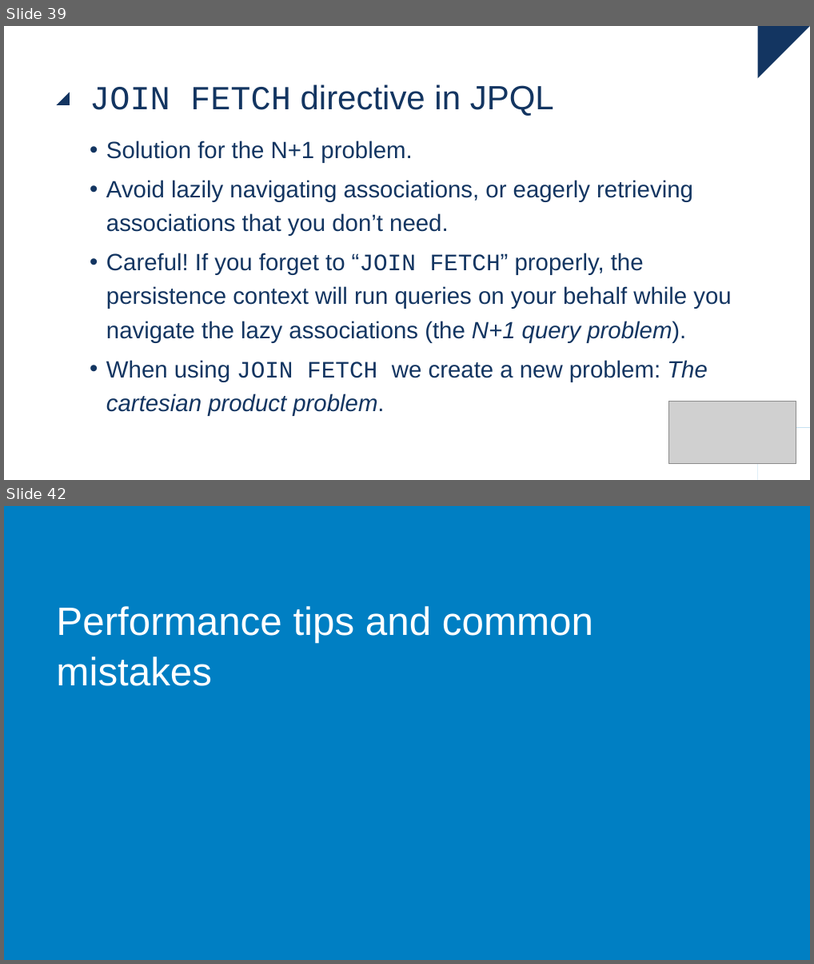
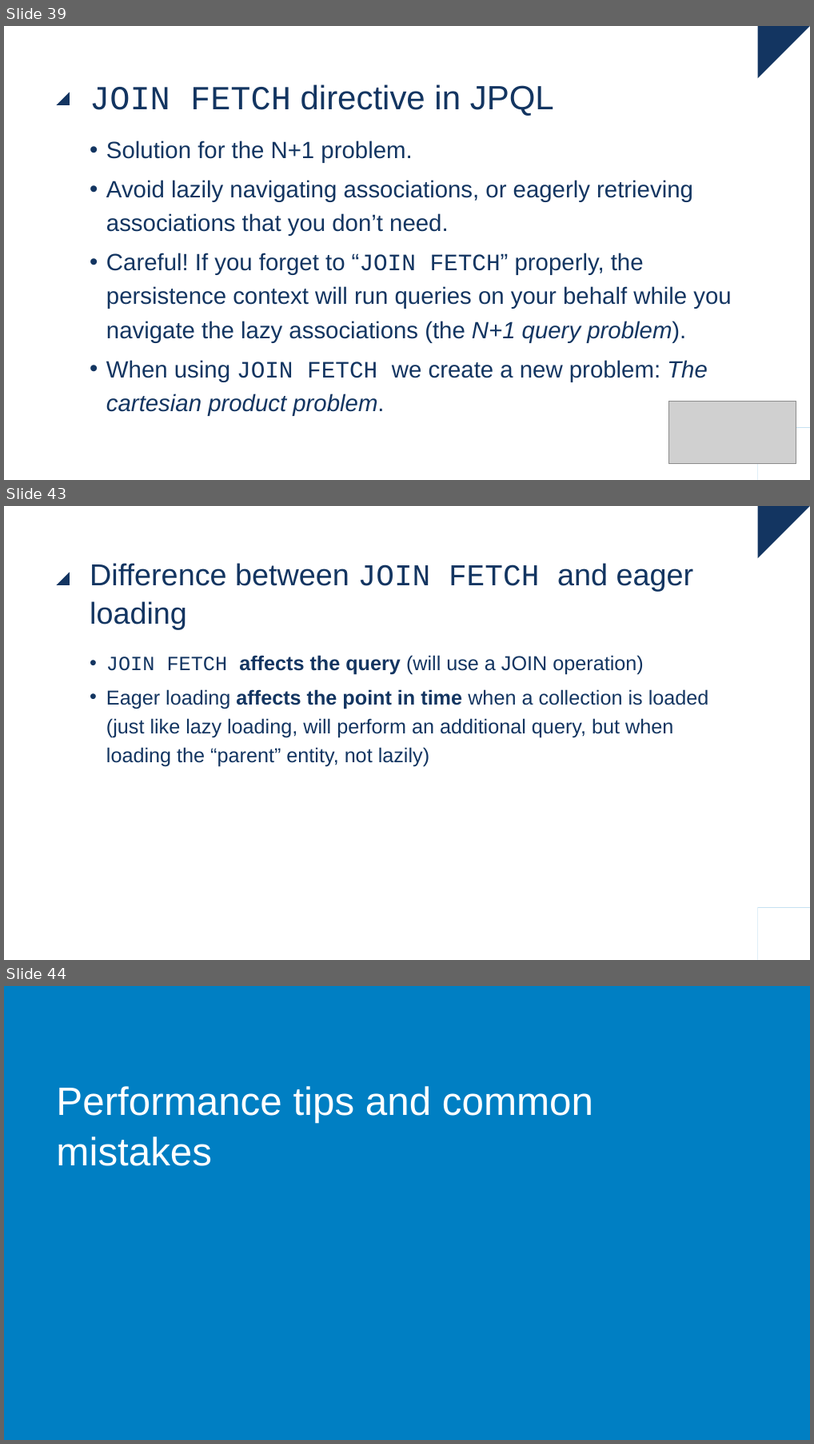
Before and after one commit to raoulvdberge/jpa-with-hibernate, a slide deck: slides.pptx. Shown one above the other, each under a label of ours: slides 39 and 42 before the commit, slides 39, 43 and 44 after it; the slides between them are not shown. The pictures are 814x964 and 814x1444 pixels, drawn with LibreOffice and Linux fonts; fonts in the diff are those of the drawing; grey boxes stand for pictures; background and template pictures are left out. Boxes give left, top, right and bottom in pixels: in the first picture for what was removed or moved away, otherwise in the second. Text is boxed around its words. In the diff, an @@ line names an element or a change of style, - is before the commit and + after.

Commit message:
Add tags to demonstrate MultipleBagFetchException. Fixes #3

```diff
--- a/slides.pptx
+++ b/slides.pptx
@@ slide 43 added at bbox=[4, 506, 810, 960], background #FFFFFF; not listed: 4 template elements that a slide beside it also shows @@
@@ title added at bbox=[90, 563, 694, 629], 36 pt, text #133561 @@
+Difference between JOIN FETCH and eager loading
@@ text added at bbox=[106, 655, 710, 767], 24 pt, text #133561 @@
+• JOIN FETCH affects the query (will use a JOIN operation)
+• Eager loading affects the point in time when a collection is loaded (just like lazy loading, will perform an additional query, but when loading the “parent” entity, not lazily)
@@ what was slide 42 is now slide 44 @@
```
Also in this commit, not shown: 2 slides changed, 1 other slide added, 6 other files.
